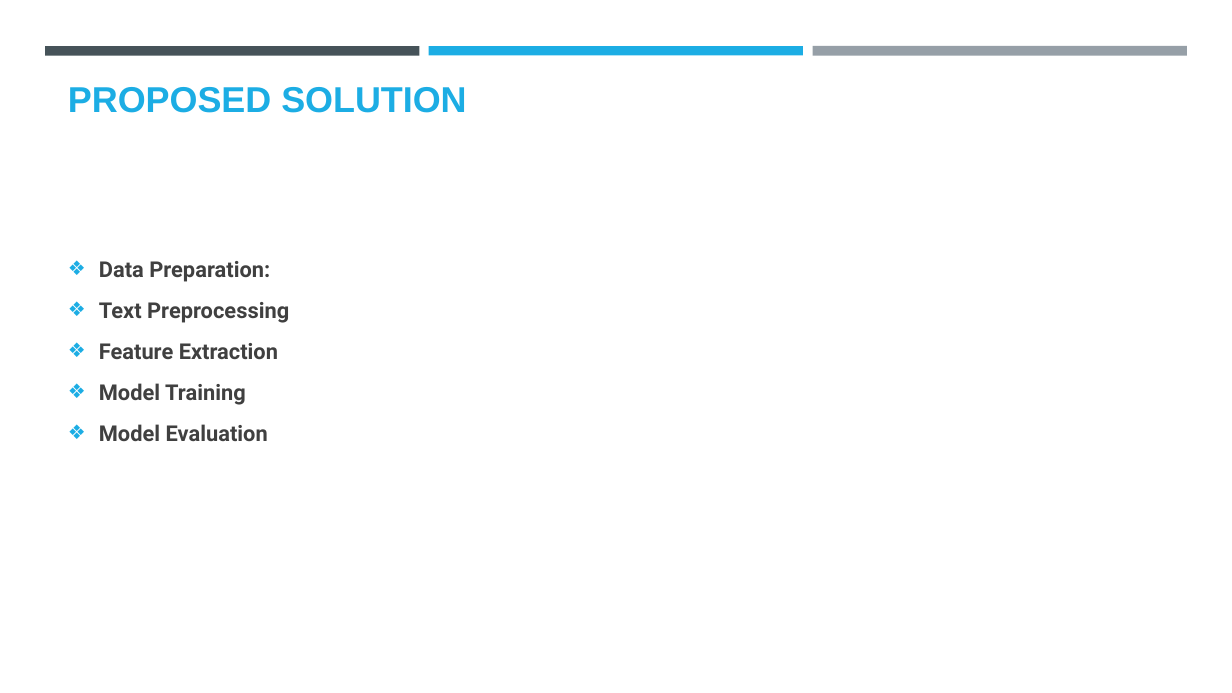
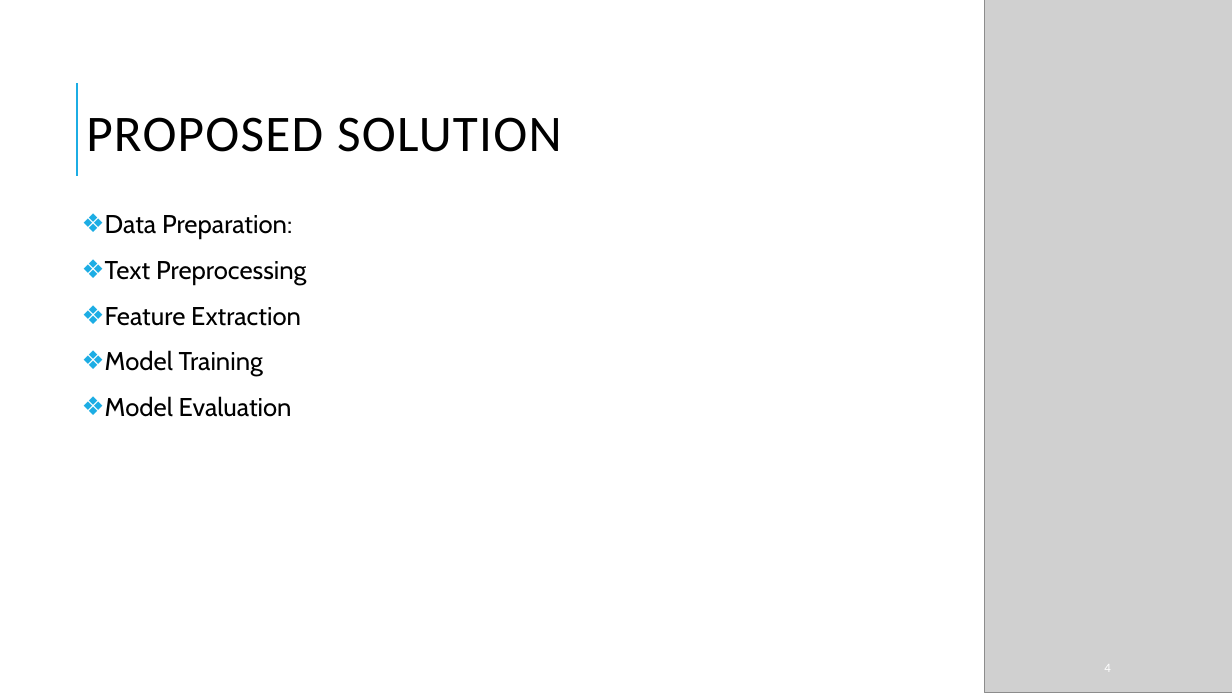
Before and after one commit to kalairehoboth/My-project, a slide deck: slide 4 of Capstone project.pptx. Drawn at 1232x693 pixels with LibreOffice and Linux fonts; fonts in the diff are those of the drawing; grey boxes stand for pictures; background and template pictures are left out. Boxes give left, top, right and bottom in pixels: in the first picture for what was removed or moved away, otherwise in the second. Text is boxed around its words. In the diff, an @@ line names an element or a change of style, - is before the commit and + after.

```diff
--- a/Capstone project.pptx
+++ b/Capstone project.pptx
@@ rectangle added at box(0, 0, 763, 693), fill #FFFFFF at 90% opacity @@
@@ picture added at box(985, 0, 1232, 693) @@
@@ rectangle removed at box(45, 46, 420, 55) @@
@@ rectangle removed at box(429, 46, 803, 55) @@
@@ rectangle removed at box(812, 46, 1187, 56) @@
@@ title "PROPOSED SOLUTION": place and size @@
-title "PROPOSED SOLUTION" at box(68, 87, 466, 113)
+title "PROPOSED SOLUTION" at box(86, 117, 561, 152)
@@ title "PROPOSED SOLUTION" at box(86, 117, 561, 152): size 28 to 40 pt, font Arial to Calibri, text colour #1CADE4 to #000000, letter spacing 0 to 1 pt, bold off; line spacing 1 to 0.8; vertical alignment bottom to middle @@
@@ line added from (77, 176) to (77, 83), #1CADE4 1.5 pt @@
@@ text "Data Preparation:": place and size @@
-text "Data Preparation:" at box(99, 261, 289, 441)
+text "Data Preparation:" at box(105, 215, 307, 417)
@@ text "Data Preparation:" at box(105, 215, 307, 417): size 17 to 20 pt, font Roboto to Cabin, text colour #404040 to #000000, bold off; indent changed; line spacing 1.1 to 0.9; more space between paragraphs; vertical alignment middle to top @@
@@ page number added at box(1104, 664, 1110, 670), 10 pt, text #FFFFFF @@
+4
```
Also in this commit, not shown: 10 other slides changed, 2 slides added, 2 slides removed.
